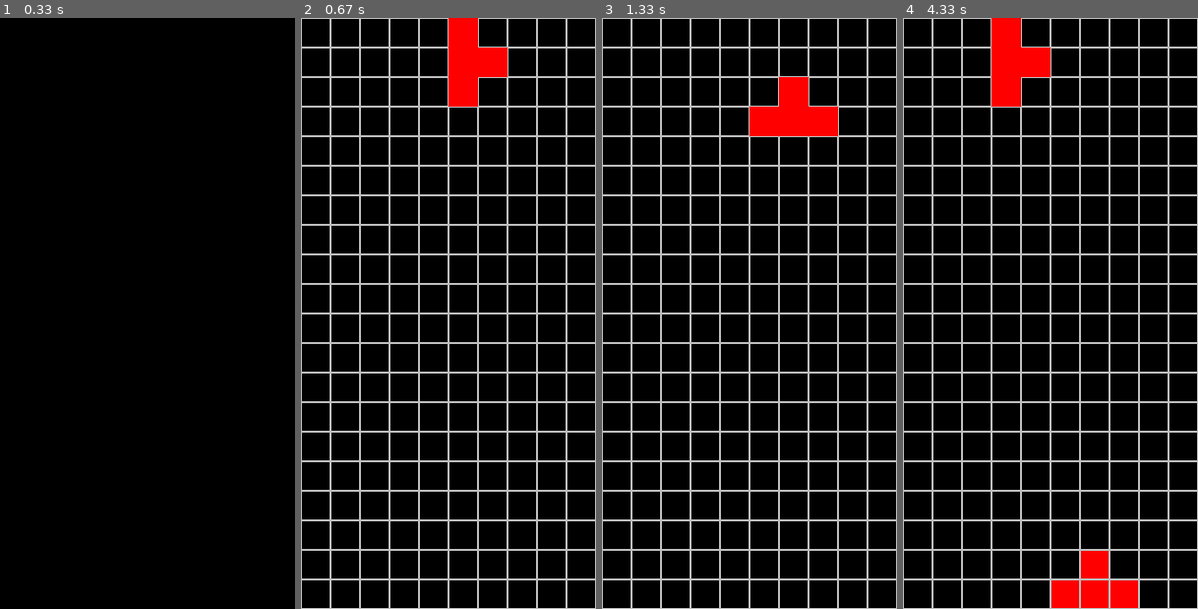
Above: before the commit, frames 1-4 (left to right).
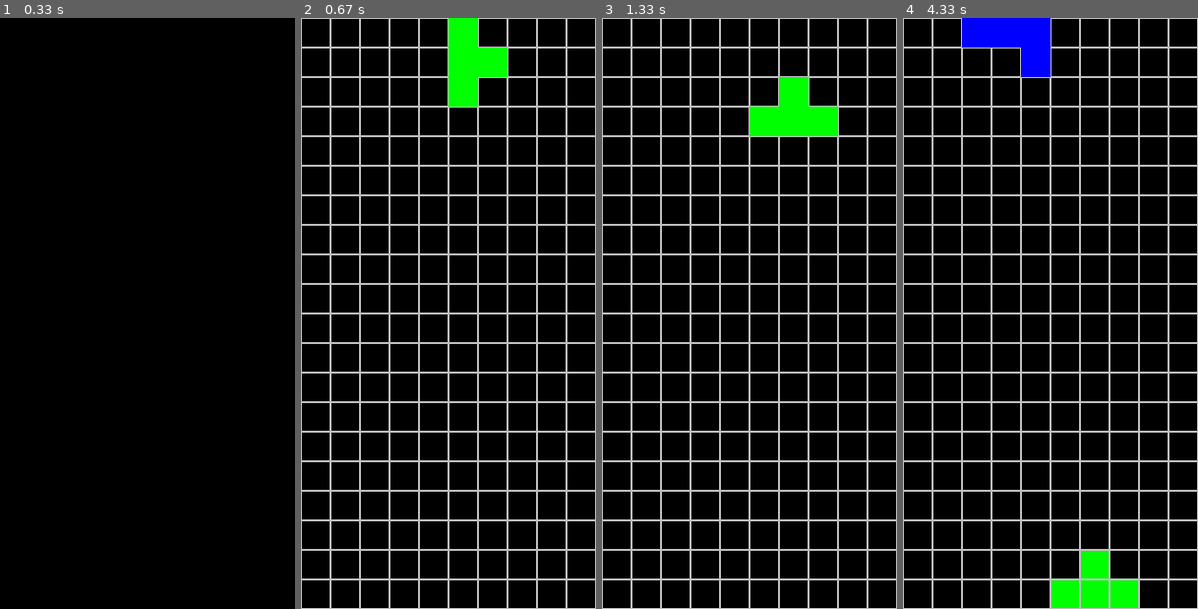
Above: after the commit, the same moments.

Repository: tkilla77/ksr_talenta_tetris
Game: pygame game, started from pygame_tetris.py
Same seed, same stepped clock (60 frames per second), same inputs: the game is played once before the commit and once after it.
Inputs:
- Up to frame 1 (0.33 s): no input
- Up to frame 2 (0.67 s): hold Right from 0.33 s (still down)
- Up to frame 3 (1.33 s): release Right at 0.8 s; hold Up from 0.83 s (still down)
- Up to frame 4 (4.33 s): release Up at 1.33 s; hold Right 1.37-2.1 s; hold Left 2.13-2.98 s; hold Down 3.02-3.93 s; hold Left from 3.97 s (still down)

Frame 1 is identical in both runs. In frame 2, 2.0% of the frame differs, in the area x 50-70%, y 0-15%; in frame 3, 2.0%; in frame 4, 4.7%, in the area x 20-80%, y 0-100%.

Commit message:
add random pieces, detect end of game

Diff:
--- a/tetris.py
+++ b/tetris.py
@@ -6,6 +6,9 @@
     RED = 2
     BLUE = 3
     GREEN = 4
+    MAGENTA = 5
+    YELLOW = 6
+    CYAN = 7
 
 class Piece:
     def __init__(self, coords, color):
@@ -35,6 +38,16 @@
         for c in self.coords:
             c[0] -= minx
             c[1] -= miny
+
+pieces = [
+    Piece([[0, 0], [1, 0], [1, 1], [2, 0]], Cell.GREEN),
+    Piece([[0, 0], [0, 1], [0, 2], [0, 3]], Cell.RED),
+    Piece([[0, 0], [0, 1], [0, 2], [1, 2]], Cell.BLUE),
+    Piece([[0, 0], [0, 1], [0, 2], [1, 0]], Cell.YELLOW),
+    Piece([[0, 0], [0, 1], [1, 0], [1, 1]], Cell.MAGENTA),
+]
+def random_piece():
+    return random.choice(pieces)
 
 
 class Tetris:
@@ -88,8 +101,10 @@
         if not self.current:
             # Create new piece
             # TODO random shape
-            self.current = Piece([[0, 0], [1, 0], [1, 1], [2, 0]], random.choice([Cell.RED, Cell.BLUE, Cell.GREEN]))
+            self.current = random_piece()
             self.current_pos = [0, (self.cols - self.current.width()) // 2]
+            if self.is_blocked():
+                raise Error("ended")
         elif self.is_blocked():
             self.anchor_piece()
             self.clear_full_rows()
